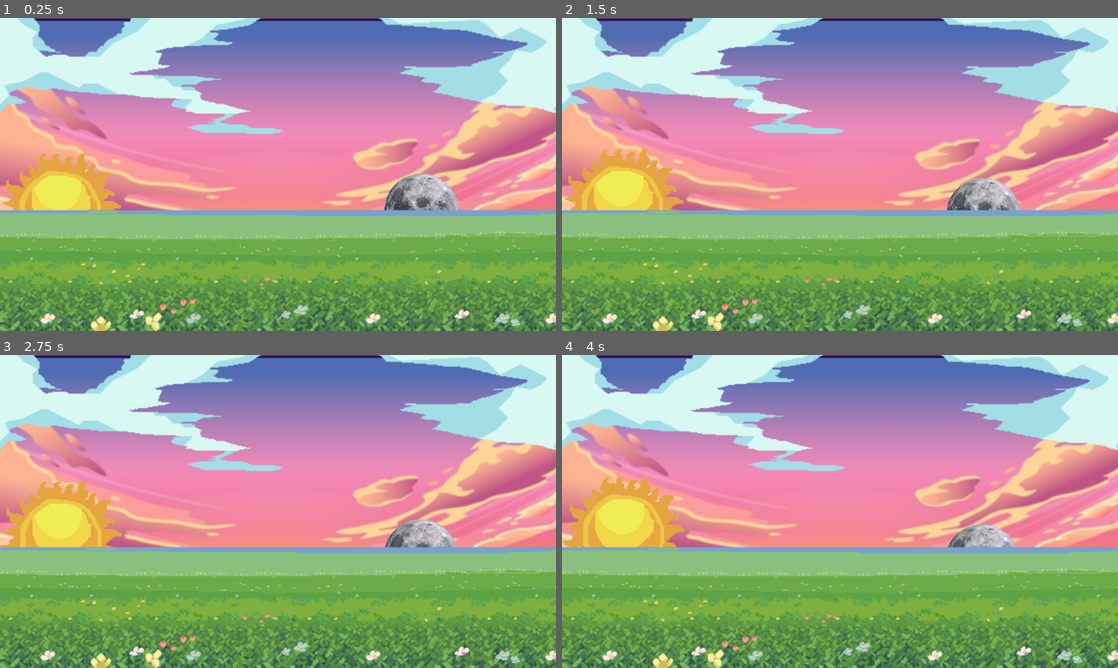
Above: before the commit, frames 1-4 (two rows, left to right).
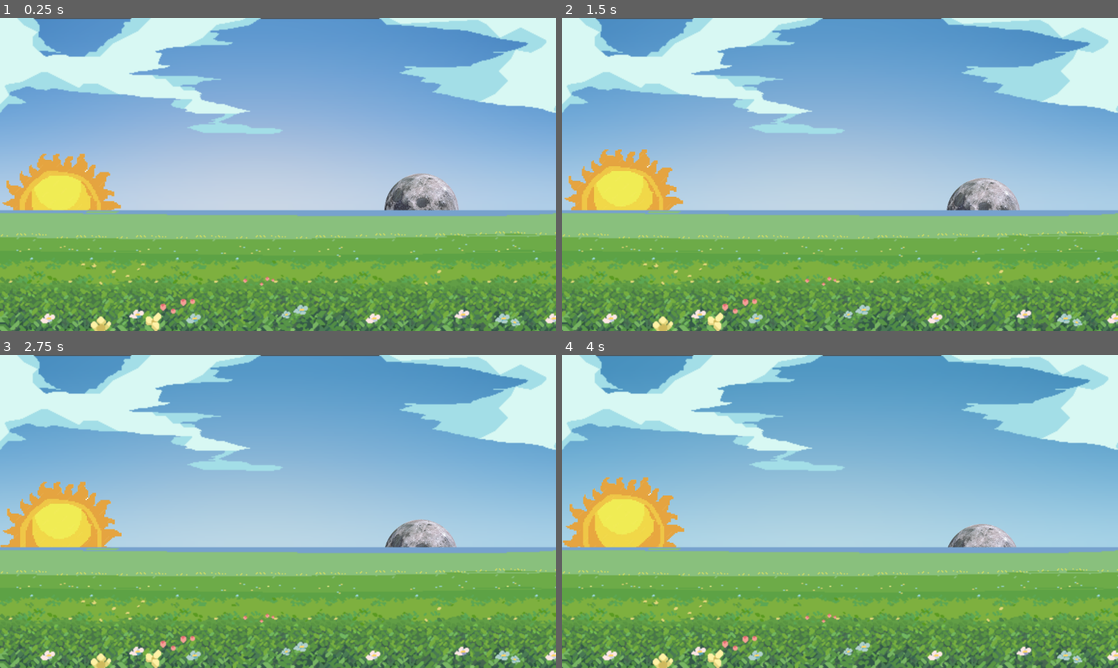
Above: after the commit, the same moments.

Repository: Wavesonics/BabyGame
Game: Godot game, scene res://main.tscn
Same seed, same stepped clock (60 frames per second), same inputs: the game is played once before the commit and once after it.
Inputs:
- Up to frame 1 (0.25 s): no input
- Up to frame 2 (1.5 s): no input
- Up to frame 3 (2.75 s): no input
- Up to frame 4 (4 s): no input

The runs differ from the first frame. In frame 1, 45% of the frame differs, in the area x 0-100%, y 0-62%; in frame 2, 45%; in frame 3, 45%; in frame 4, 45%.

Commit message:
update: sky crossfade shader and backgrounds

Diff:
--- a/assets/background/shader/crossfade.gdshader
+++ b/assets/background/shader/crossfade.gdshader
@@ -3,21 +3,33 @@
 //uniform sampler2D top_gradient;
 uniform sampler2DArray crossfade_images;
 uniform float time_of_day: hint_range(0.0, 1.0);
+uniform float time_offset: hint_range(0.0, 1.0);
 uniform int num_images;
+
+// Define your periods' start and end times (these should be sorted)
+const float periods[] = {0.0, 0.45, 0.55, 0.9, 1.0001};
 void fragment() {
-	float spans_tod = floor(time_of_day * float(num_images));
-    //vec4 top = texture(top_gradient, vec2(time_of_day, 0.5));
-    vec4 first = texture(crossfade_images, vec3(UV.xy, mod(spans_tod, float(num_images))));
-	vec4 second = texture(crossfade_images, vec3(UV.xy, mod(spans_tod+1.0, float(num_images))));
+	float tod = mod(time_of_day + time_offset, 1.0001);
+    // Determine the current period
+    int currentPeriod = 0;
+    for (int i = 0; i < periods.length() - 1; i++) {
+        if (tod >= periods[i] && tod < periods[i + 1]) {
+            currentPeriod = i;
+            break;
+        }
+    }
 
-	float span_factor = mod(time_of_day * float(num_images), 1.0);
-	float span_mix = smoothstep(0.75, 1.0, span_factor);
+    // Calculate local time factor for the current transition
+    float localStart = periods[currentPeriod];
+    float localEnd = periods[currentPeriod + 1];
+    float localTimeFactor = (tod - localStart) / (localEnd - localStart);
 
-	// debug
-	//float band1 = 1.0 - step(0.3, UV.x);
-	//float band2 = step(0.6, UV.x);
-	//float band3 = (1.0 - band1) * (1.0 - band2);
-    //COLOR = first * band1 + second * band3 +  mix(first, second, span_mix) * band2;
+	// Determine which images to blend based on the current period
+    vec4 first = texture(crossfade_images, vec3(UV.xy, float(currentPeriod % num_images)));
+    vec4 second = texture(crossfade_images, vec3(UV.xy, float((currentPeriod + 1) % num_images)));
 
+	// Apply smoothstep for a smoother transition
+    //float span_mix = smoothstep(0.75, 1.0, localTimeFactor); // Adjust the range if needed
+    float span_mix = smoothstep(localEnd - 0.1, localEnd, tod); // Adjust the range if needed
 	COLOR = mix(first, second, span_mix);
 }
--- a/main.tscn
+++ b/main.tscn
@@ -30,6 +30,7 @@
 resource_local_to_scene = true
 shader = ExtResource("4_pahp2")
 shader_parameter/time_of_day = 0.0
+shader_parameter/time_offset = 0.19
 shader_parameter/num_images = 4
 shader_parameter/crossfade_images = ExtResource("5_n0qxx")
 
Binary file added: assets/background/sky_day.png
Not shown, added: assets/background/sky_day.png.import
Binary file added: assets/background/sky_night.png
Not shown, added: assets/background/sky_night.png.import
Binary file added: assets/background/sky_sunrise.png
Not shown, added: assets/background/sky_sunrise.png.import
Binary file added: assets/background/sky_sunset.png
Not shown, added: assets/background/sky_sunset.png.import
Binary file changed: assets/background/skys.png
Not shown, added: assets/background/sky_combined.kra
Not shown, added: assets/background/sky_night.png-autosave.kra
Not shown, added: assets/background/skys.png-autosave.kra
